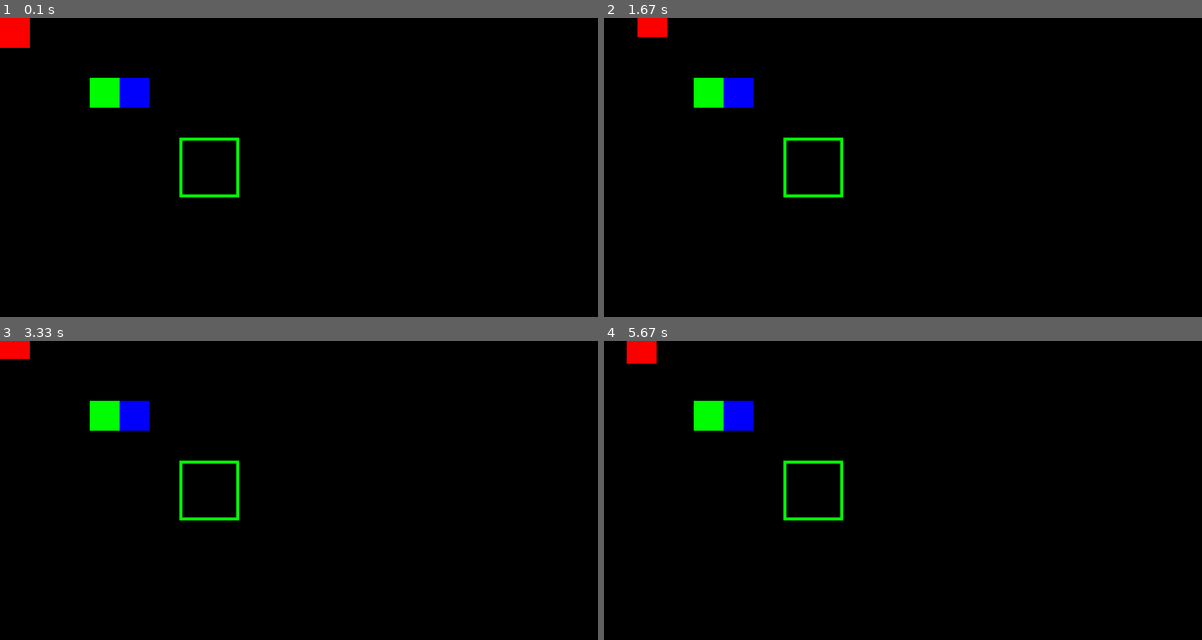
Above: before the commit, frames 1-4 (two rows, left to right).
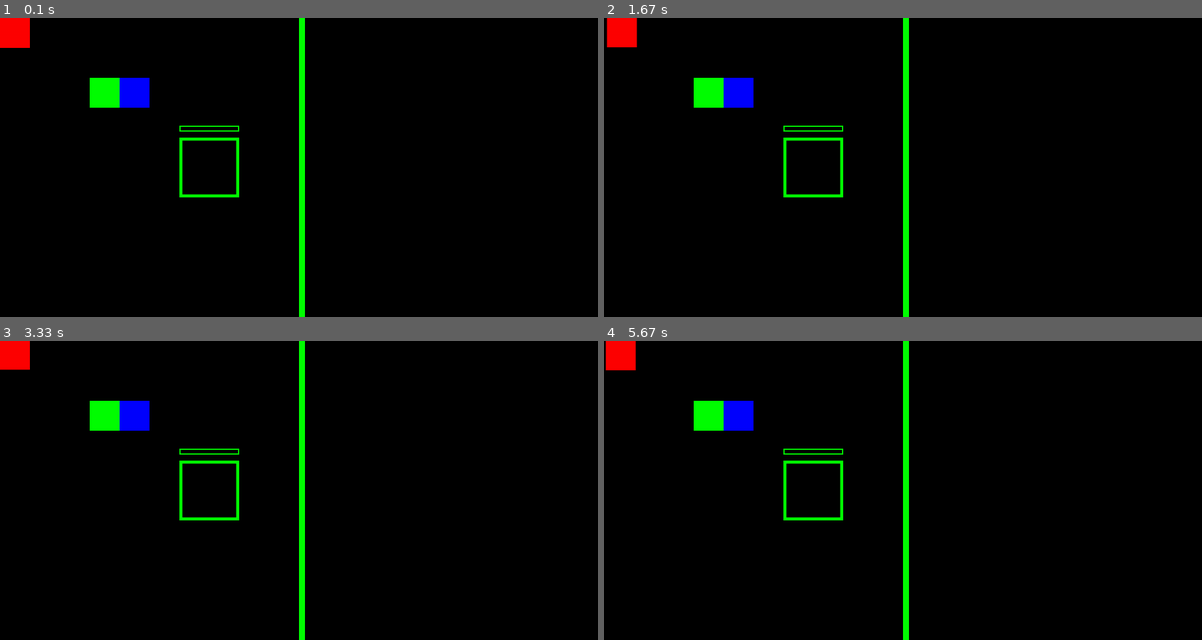
Above: after the commit, the same moments.

Repository: igoa149/pygame-01
Game: pygame game, started from game.py
The game is run twice, just before and just after one commit, with the same random seed, the same clock (stepped at 60 frames per second) and the same inputs.
Inputs:
- Up to frame 1 (0.1 s): no input
- Up to frame 2 (1.67 s): hold Right 0.33-0.8 s; hold Up 0.83-1.13 s; hold Right 1.17-1.63 s
- Up to frame 3 (3.33 s): hold Left 1.67-2.2 s; hold Down 2.23-2.53 s; hold Left 2.57-2.97 s; hold Up from 3 s (still down)
- Up to frame 4 (5.67 s): release Up at 3.37 s; hold Right 3.4-4.03 s; hold Down 4.07-4.43 s; hold Left 4.47-4.93 s; hold Right 4.97-5.43 s; hold Up from 5.47 s (still down)

The runs differ from the first frame. In frame 1, 1.1% of the frame differs, in the area x 30-51%, y 0-100%; in frame 2, 1.9%, in the area x 0-51%, y 0-100%; in frame 3, 1.3%; in frame 4, 1.8%.

Commit message:
골인지점 진행바 구현/ 벽 구현

Diff:
--- a/game.py
+++ b/game.py
@@ -4,7 +4,7 @@
 
 x = 0
 y = 0
-
+n = 0
 is_right_key_down = False
 is_left_key_down = False
 is_up_key_down = False
@@ -47,13 +47,13 @@
         break
 
     if is_right_key_down == True:
-        x += 1
+        x += 0.1
     if is_left_key_down == True:
-        x -= 1
+        x -= 0.1
     if is_up_key_down == True:
-        y -= 1
+        y -= 0.1
     if is_down_key_down == True:
-        y += 1
+        y += 0.1
 
     screen.fill((0, 0, 0))  # 잔상 제거
     pygame.draw.rect(screen, (255, 0, 0), (x, y, 50, 50))
@@ -61,6 +61,21 @@
     pygame.draw.rect(screen, (0, 0, 255), (200, 100, 50, 50))
 
     pygame.draw.rect(screen, (0, 255, 0), (300, 200, 100, 100), 5)
+
+    pygame.draw.rect(screen, (0, 255, 0), (300, 180, 100, 10), 2)
+
+
+    pygame.draw.rect(screen, (0, 255, 0), (500, 0, 10, 500), 5)
+    if 450 <= x:
+        x = 450
+        pygame.draw.rect(screen,(0, 255, 0),(500 ,0 ,500, 500))
+
+
     if 300 < x < 350 and 200 < y < 250:#x, y 가 내부에 있는가?:
+        n += 0.5
         pygame.draw.rect(screen, (0, 255, 0), (300, 200, 100, 100))
+        pygame.draw.rect(screen, (0, 255, 0), (300, 180, n, 10), 5)
+        if n >= 100:
+            n = 100
+
     pygame.display.flip()
